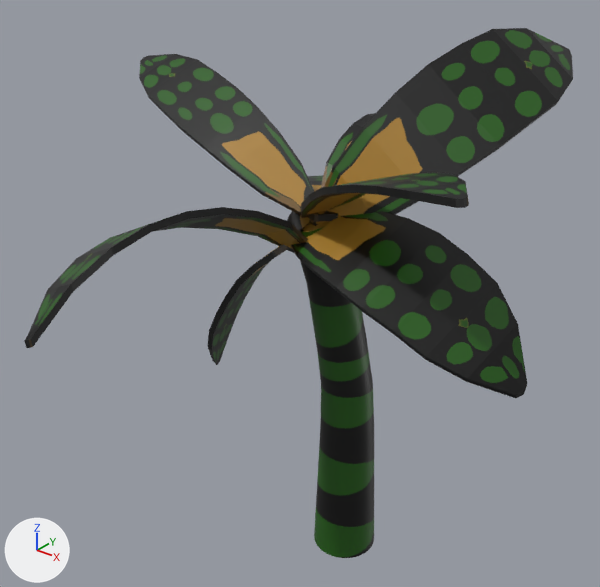
Before and after pictures for a commit that changed the FBX model Source/Prototype/Models/Environment/Trees/SabalPalm1.fbx.
Rendered twice from a camera (50 mm lens) standing at (108.7, -137.7, 160.2) and looking at (-4.8, 4.3, 72.2). Lighting does not change. The marker at lower left points along +X, +Y and +Z.

Before the edit, the objects in view are built like this:
```python
me_cylinder = bpy.data.meshes.new('Cylinder')
me_cylinder.from_pydata(...)  # 656 vertices, 608 faces; spans x -66.1..56.2, y -64.9..65.8, z -6.1..132.3
me_cylinder.materials.append(mat_material)  # picture img_sabalpalm1_png
ob_palmtree3 = bpy.data.objects.new('PalmTree3', me_cylinder)
ob_palmtree3.location = (0.0, 0.0, 0.0)
```
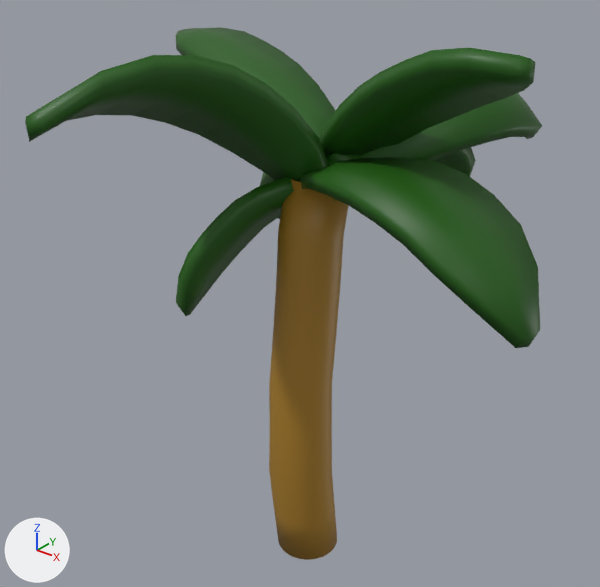
Commit message: Tree outlines

What changed in the scene script:
```text
Change me_cylinder:
    used by ob_palmtree3; location = (0.0, 0.0, 0.0)
    remove me_cylinder.from_pydata(...)  # 656 vertices, 608 faces; spans x -66.1..56.2, y -64.9..65.8, z -6.1..132.3
    add me_cylinder.from_pydata(...)  # 1440 vertices, 1344 faces; spans x -66.6..58.3, y -58.8..61.4, z -0.1..136.4
    me_cylinder part 1: the loose piece of 54 vertices spanning x -0.8..38.7, y 1.6..65.8, z 87.9..132.3 is multiplied about its middle by the matrix ((0.844, -0.081, 0.056), (-0.051, 0.708, 0.26), (0.084, -0.423, 0.829)), then moved by (-2.8, 0.8, -3.6)
    me_cylinder part 2: the loose piece of 54 vertices spanning x -1.0..49.9, y -23.5..4.3, z 94.1..115.3 is turned -24 degrees about the x axis through its middle, then moved by (0.7, 10.9, 15.1)
    me_cylinder part 3: the loose piece of 54 vertices spanning x -5.0..15.2, y 5.1..55.8, z 92.8..111.0 is turned -24 degrees about the x axis through its middle, then moved by (0.7, 6.3, -0.9)
    me_cylinder part 4: the loose piece of 54 vertices spanning x -23.8..5.1, y -64.9..0.5, z 83.8..104.4 is turned -24 degrees about the x axis through its middle, then moved by (0.7, 8.5, 25.2)
    me_cylinder part 5: the loose piece of 54 vertices spanning x -46.9..7.3, y -1.3..48.7, z 77.8..96.0 is turned -24 degrees about the x axis through its middle, then moved by (0.7, 0.8, 3.1)
    me_cylinder part 6: the loose piece of 54 vertices spanning x -66.1..2.6, y -5.0..15.9, z 95.4..122.1 is turned -24 degrees about the x axis through its middle, then moved by (0.7, 11.2, 8.6)
    me_cylinder part 7: the loose piece of 54 vertices spanning x -3.9..56.2, y -16.1..6.1, z 69.6..98.1 is turned -24 degrees about the x axis through its middle, then moved by (0.7, 2.0, 15.0)
    me_cylinder part 8: the loose piece of 54 vertices spanning x -22.7..-1.0, y -15.4..4.5, z 53.1..89.4 is turned -24 degrees about the x axis through its middle, then moved by (0.7, -3.0, 16.3)
    me_cylinder part 9: the loose piece of 224 vertices spanning x -5.5..12.1, y -3.3..22.5, z -6.1..96.3 is rebuilt with 288 vertices and now spans x -8.1..8.1, y -9.7..12.8, z -0.1..103.1
    me_cylinder part 10: 720 vertices added at x -66.6..58.3, y -58.8..61.4, z 0.1..136.4
```

Location of each change, [x1, y1, x2, y2] in pixels of the pictures (600 x 587 px; the box of a moved part takes in the faces that stretch with it):
'PalmTree3', reshaped: before [24, 28, 573, 558]; after [25, 27, 542, 560]
part 1 of me_cylinder, moved or reshaped (not visible afterwards): before [309, 28, 573, 226]
part 2 of me_cylinder, moved or reshaped (not visible afterwards): before [301, 172, 469, 218]
part 3 of me_cylinder, moved or reshaped (not visible afterwards): before [321, 113, 375, 188]
part 4 of me_cylinder, moved or reshaped (not visible afterwards): before [24, 207, 308, 348]
part 5 of me_cylinder, moved or reshaped (not visible afterwards): before [307, 175, 338, 222]
part 6 of me_cylinder, moved or reshaped (not visible afterwards): before [139, 54, 314, 215]
part 7 of me_cylinder, moved or reshaped (not visible afterwards): before [291, 211, 527, 398]
part 8 of me_cylinder, moved or reshaped (not visible afterwards): before [208, 245, 290, 365]
part 9 of me_cylinder, rebuilt (8% narrower, 10% taller): before [287, 211, 374, 558]; after [269, 179, 349, 560]
part 10 of me_cylinder, added (green): after [25, 27, 542, 348]
